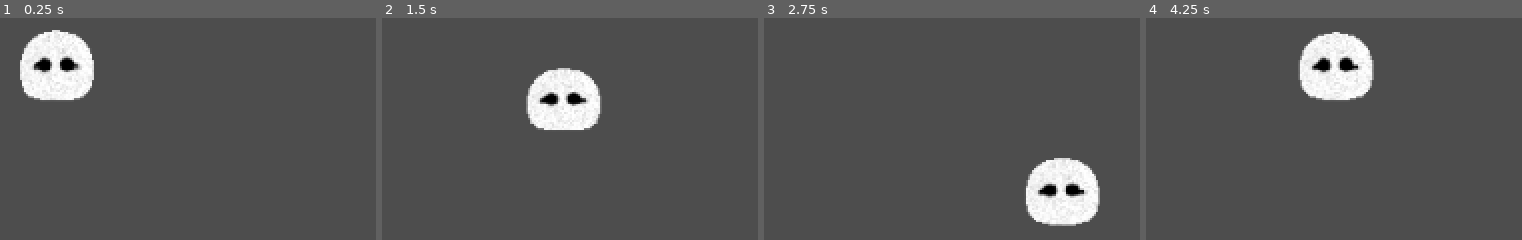
Above: before the commit, frames 1-4 (left to right).
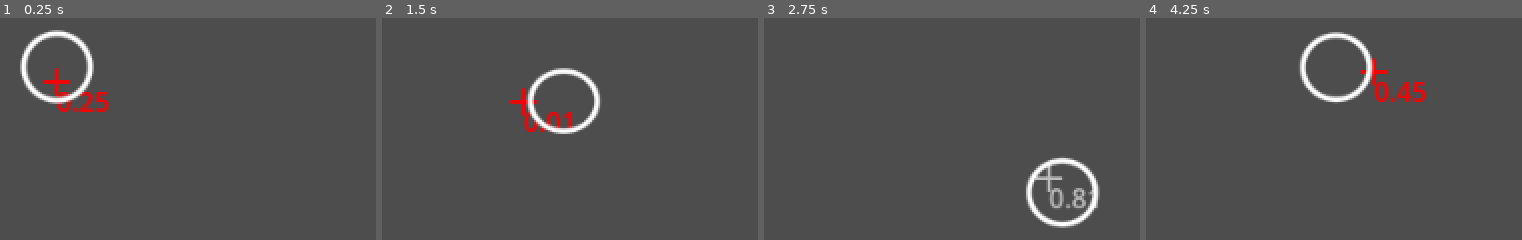
Above: after the commit, the same moments.

Repository: deecovan/v4-5
Game: Godot game, scene res://Scenes/main.tscn
Two runs of this game, one before a commit and one after it. Both use one fixed random seed, a clock stepped at 60 frames per second and the inputs below.
Inputs (mouse positions are in pixels of both pictures, inside the frame that each line leads up to):
- Up to frame 1 (0.25 s): no input
- Up to frame 2 (1.5 s): tap Enter at 0.5 s; move the mouse to (outside the picture) at 0.52 s; hold Right (move_right) 0.53-1.28 s; move the mouse to (outside the picture) at 1.27 s; hold Down (move_down) from 1.28 s (still down)
- Up to frame 3 (2.75 s): move the mouse to (outside the picture) at 2.02 s; release Down (move_down) at 2.03 s; hold Right (move_right) from 2.03 s (still down)
- Up to frame 4 (4.25 s): move the mouse to (outside the picture) at 2.77 s; release Right (move_right) at 2.78 s; hold Up (move_up) 2.78-3.53 s; move the mouse to (outside the picture) at 3.52 s; hold Left (move_left) from 3.53 s (still down)

The runs differ from the first frame. In frame 1, 5.0% of the frame differs, in the area x 5-30%, y 5-43%; in frame 2, 4.4%; in frame 3, 4.2%; in frame 4, 5.1%, in the area x 40-75%, y 6-38%.

Commit message:
Path2D looks good Start Eyes and Arms Pathes

Diff:
--- a/Scenes/main.tscn
+++ b/Scenes/main.tscn
@@ -1,9 +1,10 @@
 [gd_scene load_steps=3 format=3 uid="uid://boaew5wnn17xx"]
 
 [ext_resource type="Script" uid="uid://b78n064s50uy1" path="res://Scripts/main.gd" id="1_jjgbg"]
-[ext_resource type="PackedScene" uid="uid://brlrf5ke2afpf" path="res://Scenes/pawn_poly.tscn" id="2_bo1nx"]
+[ext_resource type="PackedScene" uid="uid://bprviblg0xs3q" path="res://Scenes/pawn_path.tscn" id="2_bo1nx"]
 
 [node name="Main" type="Node2D"]
 script = ExtResource("1_jjgbg")
 
-[node name="PawnPoly" parent="." instance=ExtResource("2_bo1nx")]
+[node name="Pawn" parent="." instance=ExtResource("2_bo1nx")]
+_scale = Vector2(1, 1)
--- /dev/null
+++ b/Scenes/pawn_path.tscn
@@ -0,0 +1,112 @@
+[gd_scene load_steps=10 format=3 uid="uid://bprviblg0xs3q"]
+
+[ext_resource type="Script" uid="uid://ct2r0uxenrc81" path="res://Scripts/pawn_path.gd" id="1_s3cet"]
+[ext_resource type="Script" uid="uid://bdrqnlg3abco6" path="res://Scripts/character_body_2d.gd" id="2_os0yo"]
+[ext_resource type="Texture2D" uid="uid://dv55rssbv1o6p" path="res://Assets/cross_RED.png" id="3_os0yo"]
+[ext_resource type="Script" uid="uid://dot6hcl0n1377" path="res://Scripts/dot.gd" id="4_lya4p"]
+
+[sub_resource type="Animation" id="Animation_kr32i"]
+length = 0.001
+loop_mode = 1
+tracks/0/type = "value"
+tracks/0/imported = false
+tracks/0/enabled = true
+tracks/0/path = NodePath("AnimationPlayer/CharacterBody2D:scale")
+tracks/0/interp = 2
+tracks/0/loop_wrap = true
+tracks/0/keys = {
+"times": PackedFloat32Array(0),
+"transitions": PackedFloat32Array(1),
+"update": 0,
+"values": [Vector2(1, 1)]
+}
+tracks/1/type = "value"
+tracks/1/imported = false
+tracks/1/enabled = true
+tracks/1/path = NodePath("AnimationPlayer/CharacterBody2D:position")
+tracks/1/interp = 2
+tracks/1/loop_wrap = true
+tracks/1/keys = {
+"times": PackedFloat32Array(0),
+"transitions": PackedFloat32Array(1),
+"update": 0,
+"values": [Vector2(0, 0)]
+}
+
+[sub_resource type="Animation" id="Animation_mc1ag"]
+resource_name = "idle"
+loop_mode = 1
+tracks/0/type = "value"
+tracks/0/imported = false
+tracks/0/enabled = true
+tracks/0/path = NodePath("AnimationPlayer/CharacterBody2D:_scale")
+tracks/0/interp = 2
+tracks/0/loop_wrap = true
+tracks/0/keys = {
+"times": PackedFloat32Array(0, 0.4, 0.6, 0.73333335, 1),
+"transitions": PackedFloat32Array(1, 2.2973974, 1, 2.2973974, 1),
+"update": 0,
+"values": [Vector2(1, 1), Vector2(1, 0.885), Vector2(1, 1), Vector2(1, 0.885), Vector2(1, 1)]
+}
+tracks/1/type = "value"
+tracks/1/imported = false
+tracks/1/enabled = true
+tracks/1/path = NodePath("AnimationPlayer/CharacterBody2D:_position")
+tracks/1/interp = 2
+tracks/1/loop_wrap = true
+tracks/1/keys = {
+"times": PackedFloat32Array(0, 0.4, 0.6, 0.76666665, 1),
+"transitions": PackedFloat32Array(1, 1, 1, 1, 1),
+"update": 0,
+"values": [Vector2(0, 0), Vector2(0, 1.205), Vector2(0, 0), Vector2(0, 1.205), Vector2(0, 0)]
+}
+
+[sub_resource type="AnimationLibrary" id="AnimationLibrary_kr32i"]
+_data = {
+&"RESET": SubResource("Animation_kr32i"),
+&"idle": SubResource("Animation_mc1ag")
+}
+
+[sub_resource type="CircleShape2D" id="CircleShape2D_eu7ni"]
+
+[sub_resource type="Curve2D" id="Curve2D_8esbj"]
+bake_interval = 0.01
+_data = {
+"points": PackedVector2Array(-0.1, 12, -0.1, 12, -12, 0, -0.1, 12, 0.1, -12, 12, 0, -0.1, -12.46, 0, 0, -12, 0)
+}
+point_count = 3
+
+[node name="Pawn" type="Node2D"]
+script = ExtResource("1_s3cet")
+_scale = Vector2(2, 2)
+
+[node name="AnimationPlayer" type="AnimationPlayer" parent="."]
+libraries = {
+&"": SubResource("AnimationLibrary_kr32i")
+}
+
+[node name="CharacterBody2D" type="CharacterBody2D" parent="AnimationPlayer"]
+script = ExtResource("2_os0yo")
+
+[node name="CollisionShape2D" type="CollisionShape2D" parent="AnimationPlayer/CharacterBody2D"]
+scale = Vector2(2, 2)
+shape = SubResource("CircleShape2D_eu7ni")
+
+[node name="Path2D" type="Path2D" parent="."]
+scale = Vector2(2, 1)
+curve = SubResource("Curve2D_8esbj")
+
+[node name="PathFollow2D" type="PathFollow2D" parent="Path2D"]
+position = Vector2(-12, 0)
+rotation = 1.5791295
+scale = Vector2(1, 1.8000001)
+
+[node name="Dot" type="Sprite2D" parent="."]
+texture = ExtResource("3_os0yo")
+script = ExtResource("4_lya4p")
+
+[node name="Label" type="Label" parent="Dot"]
+anchors_preset = -1
+offset_right = 40.0
+offset_bottom = 23.0
+text = "---"
--- a/Scripts/character_body_2d.gd
+++ b/Scripts/character_body_2d.gd
@@ -3,6 +3,18 @@
 var _position: Vector2
 var _scale: Vector2
 
+@export var _radius = 20
+@export var _linewidth = 2
+@export var _color = Color.WHITE
+@export var _linecolor = Color.BLACK
+@export var _filled = false
+@export var _antialiased = true
+
 func _ready() -> void:
 	_position = position
 	_scale = scale
+
+func _draw() -> void:
+	draw_circle(_position, _radius, _color, _filled, _linewidth, _antialiased)
+	if _filled and _color != _linecolor:
+		draw_circle(_position, _radius, _linecolor, !_filled, _linewidth, _antialiased)
--- /dev/null
+++ b/Scripts/dot.gd
@@ -0,0 +1,8 @@
+extends Sprite2D
+
+func setcolor(color: Color) -> void:
+	if color == Color.RED:
+		texture = preload("res://Assets/cross_RED.png")
+	if color == Color.GRAY:
+		texture = preload("res://Assets/cross_GRAY.png")
+	$Label.add_theme_color_override("font_color", color)
--- /dev/null
+++ b/Scripts/pawn_path.gd
@@ -0,0 +1,64 @@
+extends Node2D
+
+@export var _position: Vector2
+@export var _scale: Vector2
+@export var speed = 100 # How fast the player will move (pixels/sec).
+var screen_size: Vector2
+var _character: CharacterBody2D
+var path: Path2D
+var path_follow: PathFollow2D
+
+
+func _ready() -> void:
+	screen_size = get_viewport_rect().size
+	_character = $AnimationPlayer/CharacterBody2D
+	# Place the pawn with its collision to the screen center
+	_position.x = screen_size.x / 2
+	_position.y = screen_size.y / 2
+	path = $Path2D
+	path_follow = $Path2D/PathFollow2D
+
+
+func _process(_delta):
+	var velocity = Vector2.ZERO # The player's movement vector.
+	if Input.is_action_pressed("move_right"):
+		#print("move_right")
+		velocity.x += 1
+	if Input.is_action_pressed("move_left"):
+		#print("move_left")
+		velocity.x -= 1
+	if Input.is_action_pressed("move_down"):
+		#print("move_down")
+		velocity.y += 1
+	if Input.is_action_pressed("move_up"):
+		#print("move_up")
+		velocity.y -= 1
+
+	if velocity.length() > 0:
+		$AnimationPlayer.play("idle")
+		velocity = velocity.normalized() * speed
+		_position += velocity * _delta
+	else:
+		$AnimationPlayer.pause()
+
+	# Render
+	_character.position = _character._position + _position
+	_character.scale = _character._scale * _scale
+
+	$Dot.global_position =  (
+			_character.position + get_path_position(
+			get_global_mouse_position() - _character.position)
+		)
+	if get_path_behind():
+		$Dot.setcolor(Color.GRAY)
+	else:
+		$Dot.setcolor(Color.RED)
+
+func get_path_position(pos: Vector2) -> Vector2:
+	var offset = path.curve.get_closest_offset(pos)
+	path_follow.progress = offset
+	return path_follow.global_position
+
+func get_path_behind() -> bool:
+	$Dot/Label.text = str(snappedf(path_follow.progress_ratio, 0.01))
+	return path_follow.progress_ratio > 0.5
Binary file added: Assets/cross_GRAY.png
Binary file added: Assets/cross_RED.png
Not shown, added: Scripts/dot.gd.uid
Not shown, added: Scripts/pawn_path.gd.uid
Not shown, changed: README.MD
